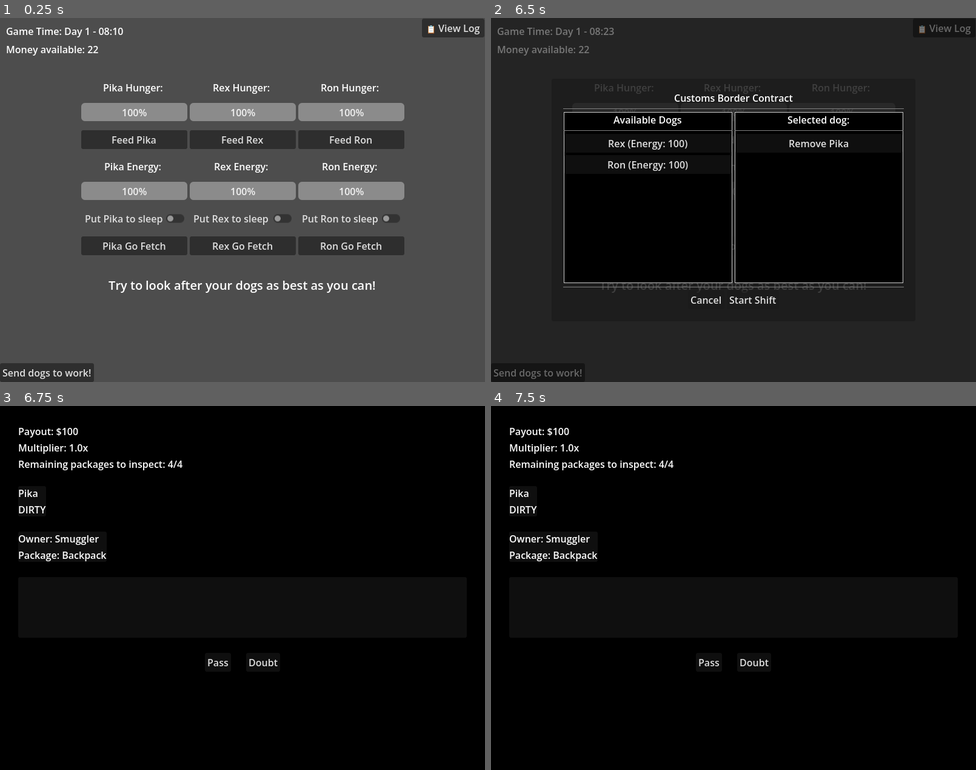
Above: before the commit, frames 1-4 (two rows, left to right).
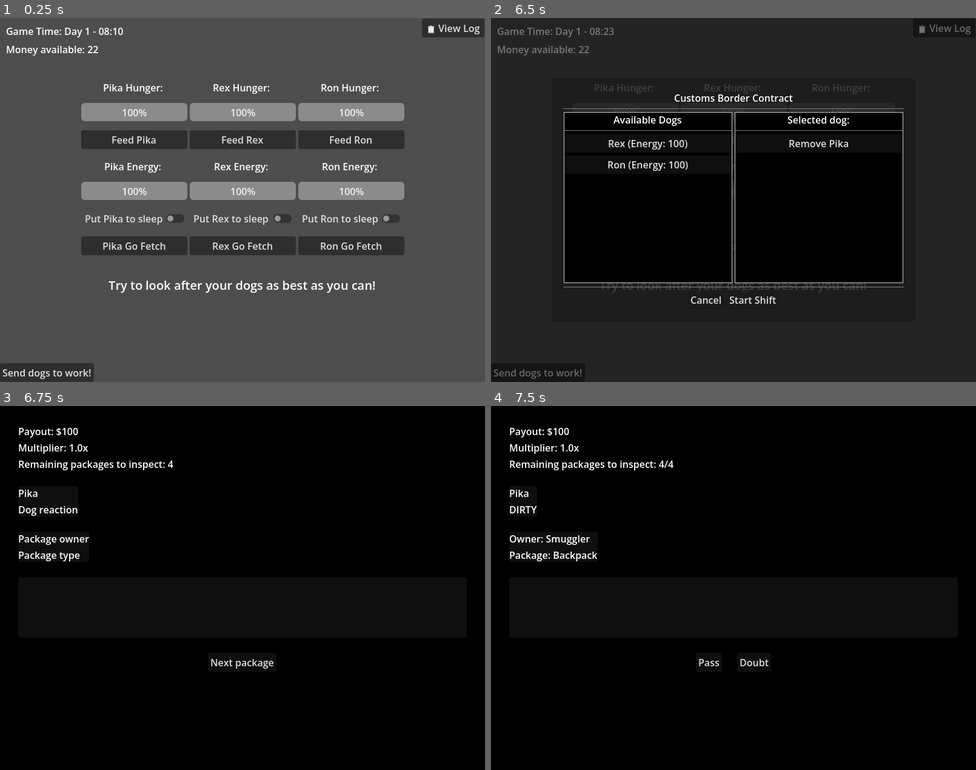
Above: after the commit, the same moments.

Repository: lukaMis/kennel-simulator
Game: Godot game, scene res://scenes/main.tscn
Same seed, same stepped clock (60 frames per second), same inputs: the game is played once before the commit and once after it.
Inputs (mouse positions are in pixels of both pictures, inside the frame that each line leads up to):
- Up to frame 1 (0.25 s): no input
- Up to frame 2 (6.5 s): click "Send dogs to work!" at 0.5 s; click "Pika Go Fetch" at 1.25 s; click "Pika Go Fetch" at 2 s; click "Rex Go Fetch" at 2.75 s; click "Rex Go Fetch" at 3.5 s; click "Ron Go Fetch" at 4.25 s; click "Ron Go Fetch" at 5 s; click "Feed Pika" at 5.75 s
- Up to frame 3 (6.75 s): click "Start Shift" at 6.5 s
- Up to frame 4 (7.5 s): click (733, 660) at 7.25 s, where only the run after the commit has a clickable "Next package"

Frames 1-2 are identical in both runs. In frame 3, 0.6% of the frame differs, in the area x 3-58%, y 15-73%; in frame 4, nothing differs.

Commit message:
working on customs inspector mini game and added debug modal that lets me tweak game variables during gameplay

Diff:
--- a/project.godot
+++ b/project.godot
@@ -17,9 +17,11 @@
 
 [autoload]
 
+GameConstants="*uid://cv2dsftutor6i"
 GlobalState="*uid://b0gvtb73beosj"
 TimeEngine="*uid://3j34aeiqdyq"
 CustomsInspectionManager="*uid://bbwtgkp0n42yk"
+DebugMenu="*uid://bxcdecvqfqpdx"
 
 [display]
 
--- /dev/null
+++ b/scenes/debug_modal_parent.tscn
@@ -0,0 +1,50 @@
+[gd_scene format=3 uid="uid://bxcdecvqfqpdx"]
+
+[ext_resource type="Script" uid="uid://brhn6cbs1823" path="res://scripts/debug_modal_parent.gd" id="1_ljda6"]
+
+[node name="DebugModalParent" type="CanvasLayer" unique_id=542279368]
+script = ExtResource("1_ljda6")
+
+[node name="DebugModal" type="ColorRect" parent="." unique_id=613192566]
+anchors_preset = 15
+anchor_right = 1.0
+anchor_bottom = 1.0
+grow_horizontal = 2
+grow_vertical = 2
+color = Color(0, 0, 0, 0.90588236)
+
+[node name="PanelContainer" type="PanelContainer" parent="DebugModal" unique_id=282260204]
+layout_mode = 1
+anchors_preset = 15
+anchor_right = 1.0
+anchor_bottom = 1.0
+grow_horizontal = 2
+grow_vertical = 2
+
+[node name="VBoxContainer" type="VBoxContainer" parent="DebugModal/PanelContainer" unique_id=1080337796]
+layout_mode = 2
+
+[node name="Label" type="Label" parent="DebugModal/PanelContainer/VBoxContainer" unique_id=215662612]
+layout_mode = 2
+text = "Live Variable Editor"
+
+[node name="ObjectSelector" type="OptionButton" parent="DebugModal/PanelContainer/VBoxContainer" unique_id=508300234]
+unique_name_in_owner = true
+layout_mode = 2
+
+[node name="ScrollContainer" type="ScrollContainer" parent="DebugModal/PanelContainer/VBoxContainer" unique_id=114904879]
+layout_mode = 2
+size_flags_vertical = 3
+
+[node name="VariableListContainer" type="VBoxContainer" parent="DebugModal/PanelContainer/VBoxContainer/ScrollContainer" unique_id=1209781215]
+unique_name_in_owner = true
+custom_minimum_size = Vector2(780, 560)
+layout_mode = 2
+size_flags_horizontal = 3
+size_flags_vertical = 3
+alignment = 1
+
+[node name="ButtonClose" type="Button" parent="DebugModal/PanelContainer/VBoxContainer" unique_id=1311390750]
+unique_name_in_owner = true
+layout_mode = 2
+text = "Close"
--- a/scripts/customs_inspector.gd
+++ b/scripts/customs_inspector.gd
@@ -70,7 +70,7 @@
 	label_remaining.text = "Remaining packages to inspect: " + str(CustomsInspectionManager.active_queue.size())
 
 	# Load the first package to start the game
-	_load_next_package()
+	#_load_next_package()
 
 
 func _on_shift_ended() -> void:
--- /dev/null
+++ b/scripts/debug_modal_parent.gd
@@ -0,0 +1,149 @@
+extends CanvasLayer
+
+@onready var variable_list_container: VBoxContainer = %VariableListContainer
+@onready var object_selector: OptionButton = %ObjectSelector
+@onready var button_close: Button = %ButtonClose
+
+var debug_targets: Dictionary = { }
+var current_target: Object = null
+
+
+func _ready() -> void:
+	# CRITICAL: Ensures this menu still works while the rest of the game tree is paused
+	process_mode = Node.PROCESS_MODE_ALWAYS
+
+	hide()
+	button_close.pressed.connect(close_modal)
+	object_selector.item_selected.connect(_on_object_selected)
+
+	# --- REGISTER YOUR GLOBAL OBJECTS HERE ---
+	register_target("Game Constants", GameConstants)
+	register_target("Global State", GlobalState)
+	register_target("Customs Manager", CustomsInspectionManager)
+	register_target("GlobalState.player_stats", GlobalState.player_stats)
+	register_target("Dog 1", GlobalState.master_dog_roster[0])
+	register_target("Dog 2", GlobalState.master_dog_roster[1])
+	register_target("Dog 3", GlobalState.master_dog_roster[2])
+	register_target("TimeEngine", TimeEngine)
+
+
+func register_target(label: String, obj: Object) -> void:
+	if obj == null:
+		return
+	debug_targets[label] = obj
+	object_selector.add_item(label)
+
+	if current_target == null:
+		object_selector.select(0)
+		_on_object_selected(0)
+
+
+func open_modal() -> void:
+	if CustomsInspectionManager.active_shift_dog != null:
+		register_target("Active Shift Dog", CustomsInspectionManager.active_shift_dog)
+
+	_rebuild_ui()
+	show()
+
+	# PAUSE THE GAME COMPLETELY
+	get_tree().paused = true
+
+
+func close_modal() -> void:
+	# RESUME THE GAME
+	get_tree().paused = false
+	hide()
+
+# --- REPLACE YOUR _input() FUNCTION IN DEBUG_MENU.GD WITH THIS ---
+
+
+func _input(event: InputEvent) -> void:
+	if event is InputEventKey and event.pressed and not event.is_echo():
+		# Check for Ctrl + D to open or close the menu anywhere in the game
+		if Input.is_key_pressed(KEY_CTRL) and event.keycode == KEY_D:
+			if visible:
+				close_modal()
+			else:
+				open_modal()
+
+			# Prevent the input event from triggering other game actions underneath
+			get_viewport().set_input_as_handled()
+
+		# Allow Escape to close the menu when it's open
+		elif visible and event.keycode == KEY_ESCAPE:
+			close_modal()
+			get_viewport().set_input_as_handled()
+
+
+func _on_object_selected(index: int) -> void:
+	var label_name = object_selector.get_item_text(index)
+	if debug_targets.has(label_name):
+		current_target = debug_targets[label_name]
+		_rebuild_ui()
+
+
+func _rebuild_ui() -> void:
+	for child in variable_list_container.get_children():
+		child.queue_free()
+
+	if current_target == null:
+		return
+
+	var target_script = current_target.get_script()
+	if target_script == null:
+		return
+
+	var properties = target_script.get_script_property_list()
+
+	for prop in properties:
+		var var_name = prop.name
+		var var_type = prop.type
+		var current_value = current_target.get(var_name)
+
+		var row = HBoxContainer.new()
+		row.size_flags_horizontal = Control.SIZE_EXPAND_FILL
+
+		var label = Label.new()
+		label.text = var_name
+		label.size_flags_horizontal = Control.SIZE_EXPAND_FILL
+		row.add_child(label)
+
+		match var_type:
+			TYPE_BOOL:
+				var checkbox = CheckBox.new()
+				checkbox.button_pressed = current_value
+				checkbox.toggled.connect(func(val): current_target.set(var_name, val))
+				row.add_child(checkbox)
+			TYPE_INT:
+				var spinbox = SpinBox.new()
+				spinbox.allow_greater = true
+				spinbox.allow_lesser = true
+				spinbox.rounded = true
+				spinbox.value = current_value
+				spinbox.value_changed.connect(func(val): current_target.set(var_name, int(val)))
+				row.add_child(spinbox)
+			TYPE_FLOAT:
+				var spinbox = SpinBox.new()
+				spinbox.allow_greater = true
+				spinbox.allow_lesser = true
+				spinbox.step = 0.1
+				spinbox.value = current_value
+				spinbox.value_changed.connect(func(val): current_target.set(var_name, val))
+				row.add_child(spinbox)
+			TYPE_STRING:
+				var line_edit = LineEdit.new()
+				line_edit.text = str(current_value)
+				line_edit.size_flags_horizontal = Control.SIZE_EXPAND_FILL
+				line_edit.text_changed.connect(func(val): current_target.set(var_name, val))
+				row.add_child(line_edit)
+			_:
+				var fallback_label = Label.new()
+				fallback_label.text = str(current_value)
+				row.add_child(fallback_label)
+
+		variable_list_container.add_child(row)
+
+	#func _input(event: InputEvent) -> void:
+	#if Input.is_key_pressed(KEY_CTRL) and event is InputEventKey:
+	#if event.keycode == KEY_D and event.is_pressed() and not event.is_echo():
+	#DebugMenu.open_modal()
--- a/scripts/game_constants.gd
+++ b/scripts/game_constants.gd
@@ -1,35 +1,34 @@
-class_name GameConstants
 extends Node
 
 # --- Economy Constants ---
-const STARTING_CASH: int = 22
-const FOOD_COST: int = 5
-const WORK_PAYOUT: int = 15
-const BASE_RENT: int = 5
+var STARTING_CASH: int = 22
+var FOOD_COST: int = 5
+var WORK_PAYOUT: int = 15
+var BASE_RENT: int = 5
 #
 # --- Dogs Constants ---
-const WORK_ENERGY_COST: int = 20
-const SLEEP_ENERGY_GAIN: int = 10
-const FEED_HUNGER_GAIN: int = 10
-const VERY_HUNGRY_TRESHOLD: int = 25
-const STARTVING_TRESHOLD: int = 0
-const MAX_STAT_VALUE: int = 100
+var WORK_ENERGY_COST: int = 20
+var SLEEP_ENERGY_GAIN: int = 10
+var FEED_HUNGER_GAIN: int = 10
+var VERY_HUNGRY_TRESHOLD: int = 25
+var STARTVING_TRESHOLD: int = 0
+var MAX_STAT_VALUE: int = 100
 #
 # --- Log Constants ---
 const LOG_FILE_PATH: String = "user://kennel_simulator_log.txt"
 #
 # --- Customs Inspector Constants ---
-const CUSTOMS_BASE_PAYOUT: int = 100
-const CUSTOMS_QUOTA: int = 4 # How many packages per shift
-const CUSTOMS_CONTRABAND_CHANCE: float = 0.30 # 30% chance for a package to be illegal
+var CUSTOMS_BASE_PAYOUT: int = 100
+var CUSTOMS_QUOTA: int = 4 # How many packages per shift
+var CUSTOMS_CONTRABAND_CHANCE: float = 0.30 # 30% chance for a package to be illegal
 #
 # Stat Modifiers
-const CUSTOMS_ENERGY_COST: float = 8.0
-const CUSTOMS_BASE_FOCUS_COST: float = 10.0
+var CUSTOMS_ENERGY_COST: float = 8.0
+var CUSTOMS_BASE_FOCUS_COST: float = 10.0
 #
 # Economy & Reputation
-const CUSTOMS_REWARD_CASH: int = 15
-const CUSTOMS_REWARD_REP: int = 2
-const CUSTOMS_PENALTY_FINE: int = 25
-const CUSTOMS_PENALTY_REP: int = 5
-const CUSTOMS_PENALTY_STRESS: float = 15.0
+var CUSTOMS_REWARD_CASH: int = 15
+var CUSTOMS_REWARD_REP: int = 2
+var CUSTOMS_PENALTY_FINE: int = 25
+var CUSTOMS_PENALTY_REP: int = 5
+var CUSTOMS_PENALTY_STRESS: float = 15.0
--- a/scripts/log_viewer.gd
+++ b/scripts/log_viewer.gd
@@ -48,3 +48,58 @@
 	await get_tree().process_frame
 	# Fetch the dynamic maximum height of the vertical scrollbar and jump to it
 	scroll_container.scroll_vertical = scroll_container.get_v_scroll_bar().max_value
+
+	# 1. Print an Autoload (Singleton)
+	print_object_variables(GlobalState, "GlobalState")
+	# 2. Print a specific Player Resource (assuming it lives inside GlobalState)
+
+	print_object_variables(GlobalState.player_stats, "Player Stats Resource")
+
+	# 3. Print a specific DogResource from your roster
+	var dog_1 = GlobalState.master_dog_roster[0]
+	print_object_variables(dog_1, "DogResource: " + dog_1.name)
+	var dog_2 = GlobalState.master_dog_roster[1]
+	print_object_variables(dog_2, "DogResource: " + dog_2.name)
+	var dog_3 = GlobalState.master_dog_roster[2]
+	print_object_variables(dog_3, "DogResource: " + dog_3.name)
+
+	# 4. Print the active shift Manager
+	print_object_variables(CustomsInspectionManager, "Customs Manager")
+
+	# 4. Print the Main
+	print_object_variables(self, "Main")
+
+	# 4. Print the Time engine
+	print_object_variables(TimeEngine, "TimeEngine")
+
+	# 4. Print the GameConstants
+	print_object_variables(GameConstants, "GameConstants")
+
+
+func print_object_variables(target_object: Object, label: String = "Object") -> void:
+	print("--- LISTING VARIABLES FOR: ", label, " ---")
+
+	# Failsafe in case you pass an empty variable
+	if target_object == null:
+		print("ERROR: Provided object is null.")
+		print("----------------------------------------\n")
+		return
+
+	# Ask the target object for its properties
+	var properties = target_object.get_property_list()
+	var found_vars = 0
+
+	for prop in properties:
+		# Filter to ONLY show variables defined in the script
+		if prop.usage & PROPERTY_USAGE_SCRIPT_VARIABLE:
+			var var_name = prop.name
+			# Ask the target object for the value of this specific variable
+			var var_value = target_object.get(var_name)
+
+			print(var_name, ": ", var_value)
+			found_vars += 1
+
+	if found_vars == 0:
+		print("No custom script variables found.")
+
+	print("----------------------------------------\n")
Not shown, added: scripts/debug_modal_parent.gd.uid
